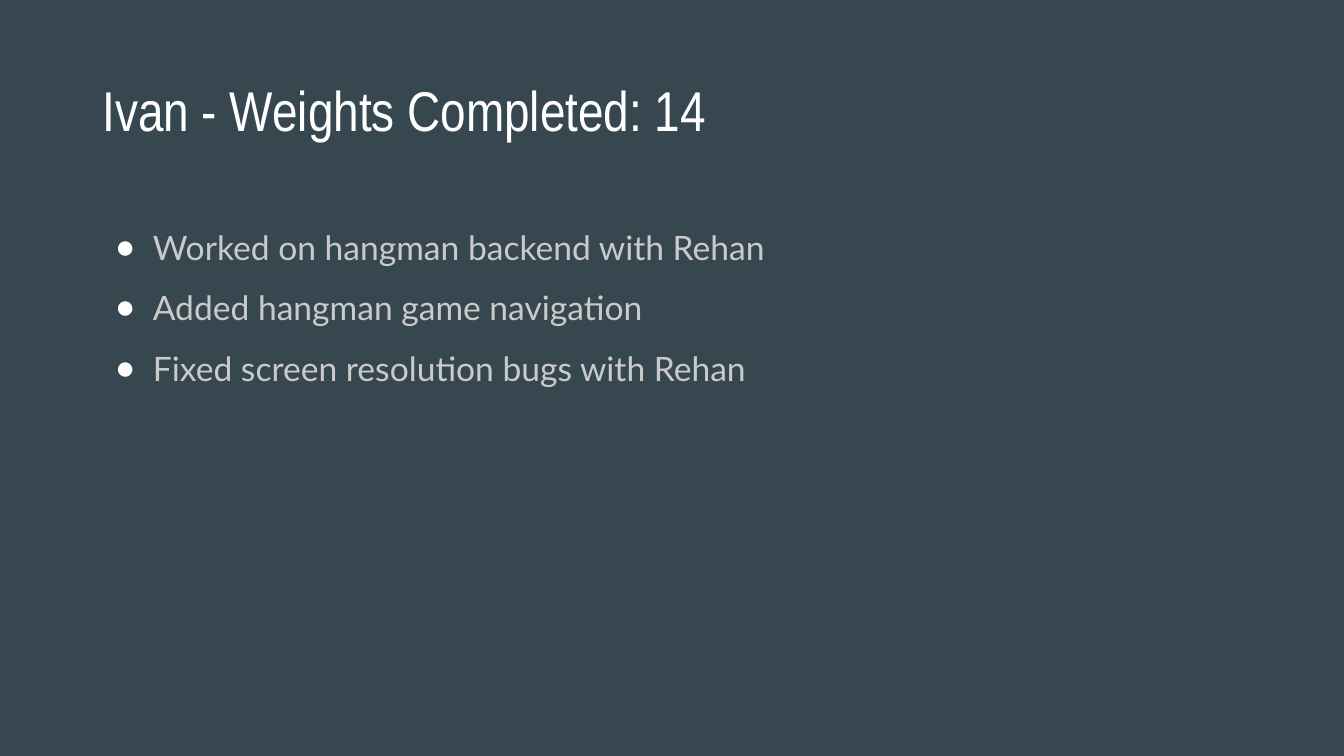
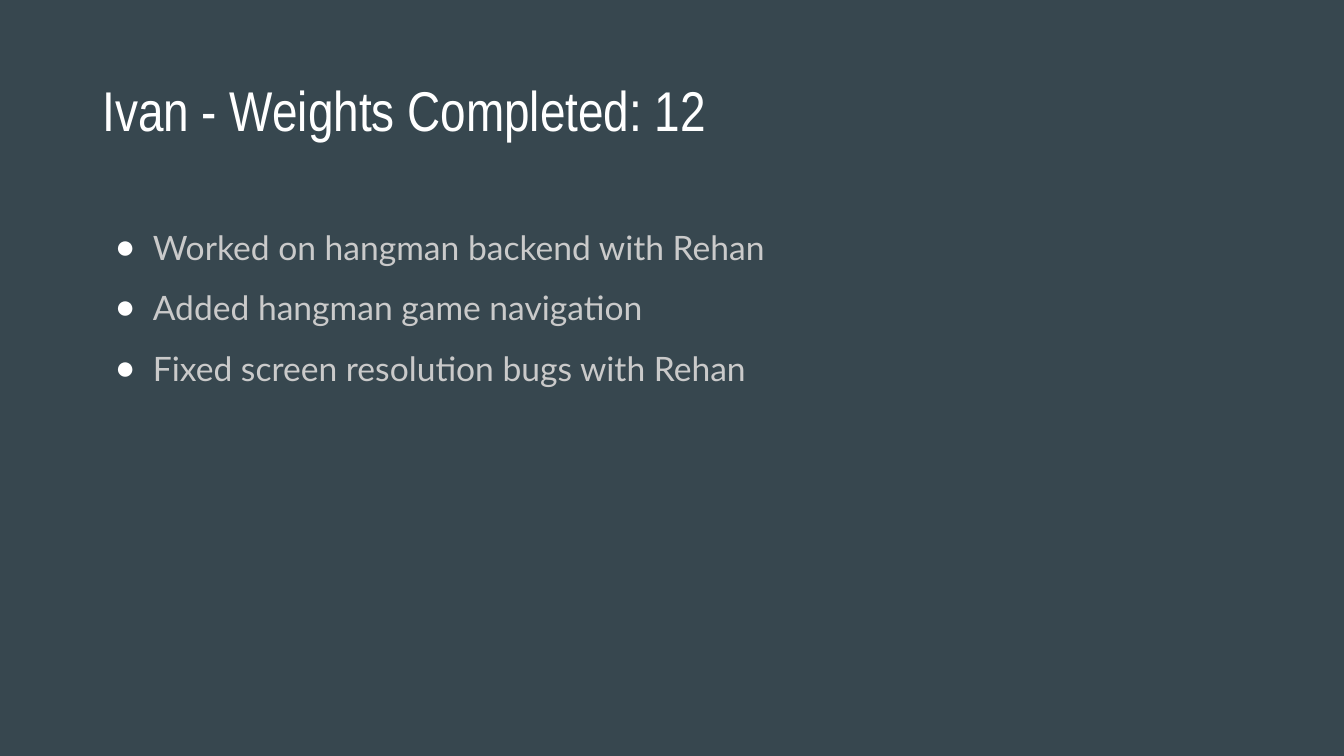
Before and after one commit to rehan-code/Game-Library-Web-App, a slide deck: slide 6 of CIS4250_Retrospective.pptx. Drawn at 1344x756 pixels with LibreOffice and Linux fonts; fonts in the diff are those of the drawing. Boxes give left, top, right and bottom in pixels: in the first picture for what was removed or moved away, otherwise in the second. Text is boxed around its words. In the diff, an @@ line names an element or a change of style, - is before the commit and + after.

```diff
--- a/CIS4250_Retrospective.pptx
+++ b/CIS4250_Retrospective.pptx
@@ title at bbox=[102, 90, 706, 141]: text changed @@
-Ivan - Weights Completed: 14
+Ivan - Weights Completed: 12
```
Also in this commit, not shown: 1 other slide changed.
